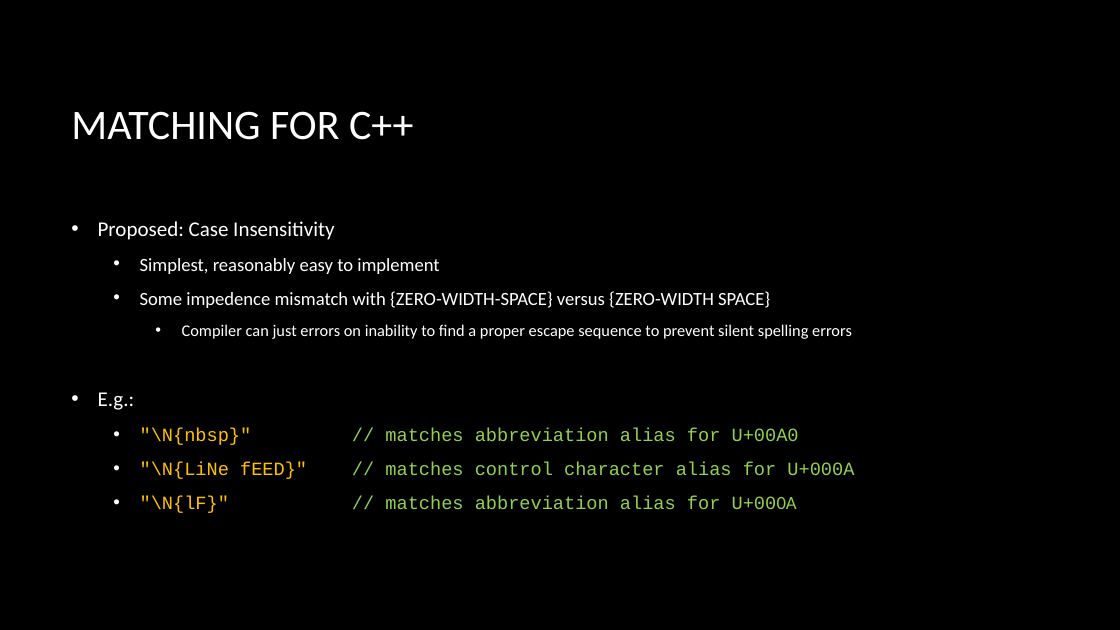
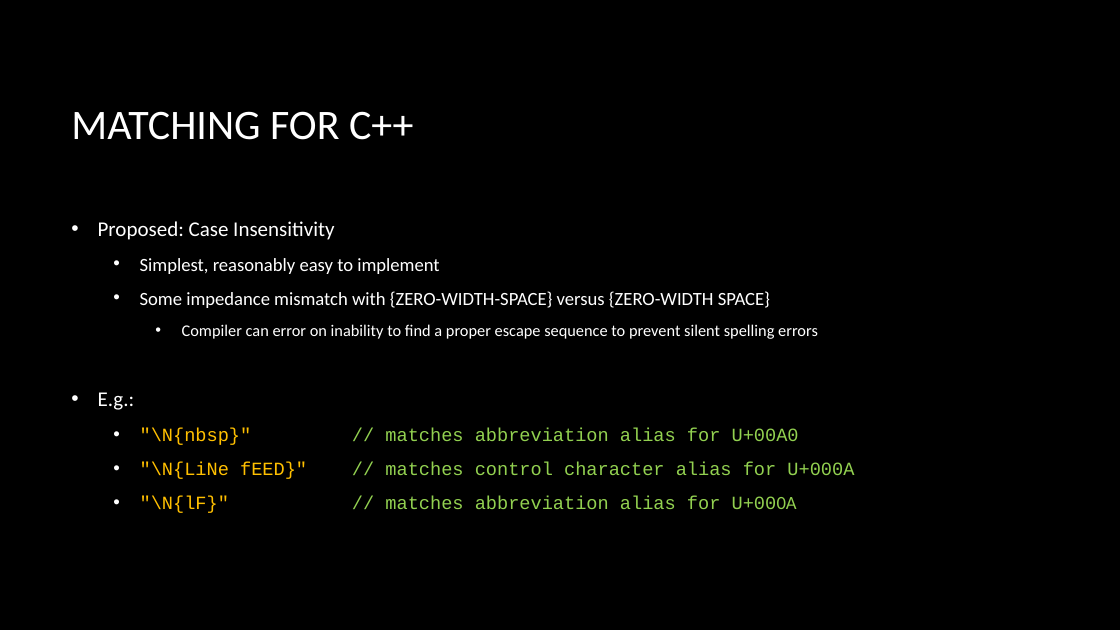
Before and after one commit to ThePhD/future_cxx, a slide deck: slide 9 of papers/presentations/source/d1097.pptx. Drawn at 1120x630 pixels with LibreOffice and Linux fonts; fonts in the diff are those of the drawing; background and template pictures are left out. Boxes give left, top, right and bottom in pixels: in the first picture for what was removed or moved away, otherwise in the second. Text is boxed around its words. In the diff, an @@ line names an element or a change of style, - is before the commit and + after.

```diff
--- a/papers/presentations/source/d1097.pptx
+++ b/papers/presentations/source/d1097.pptx
@@ text at (140, 291, 818, 339): text changed @@
-  • Some impedence mismatch with {ZERO-WIDTH-SPACE} versus {ZERO-WIDTH SPACE}
-    • Compiler can just errors on inability to find a proper escape sequence to prevent silent spelling errors
+  • Some impedance mismatch with {ZERO-WIDTH-SPACE} versus {ZERO-WIDTH SPACE}
+    • Compiler can error on inability to find a proper escape sequence to prevent silent spelling errors
```
Also in this commit, not shown: 1 other slide changed, 9 other files.
